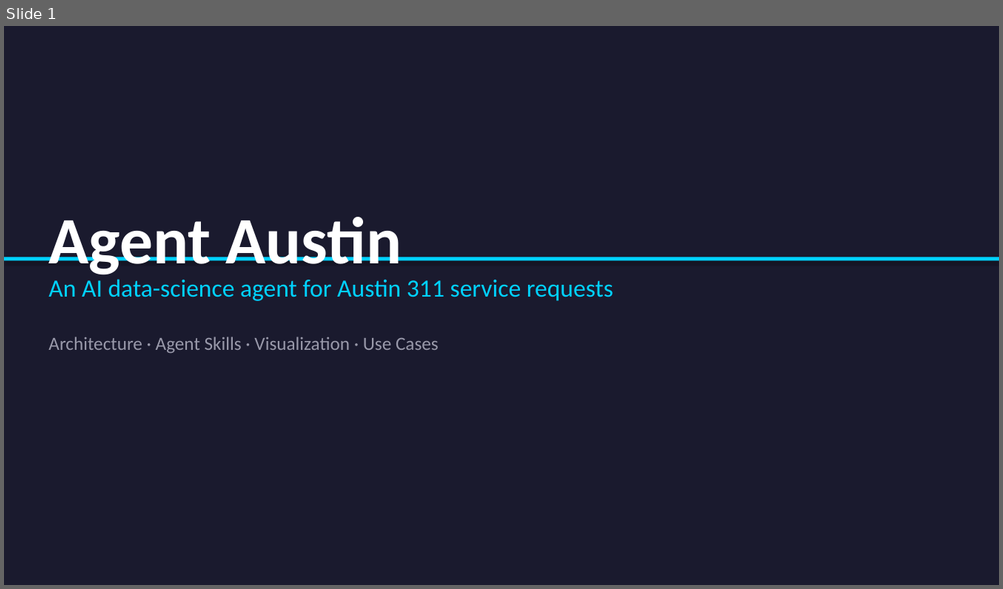
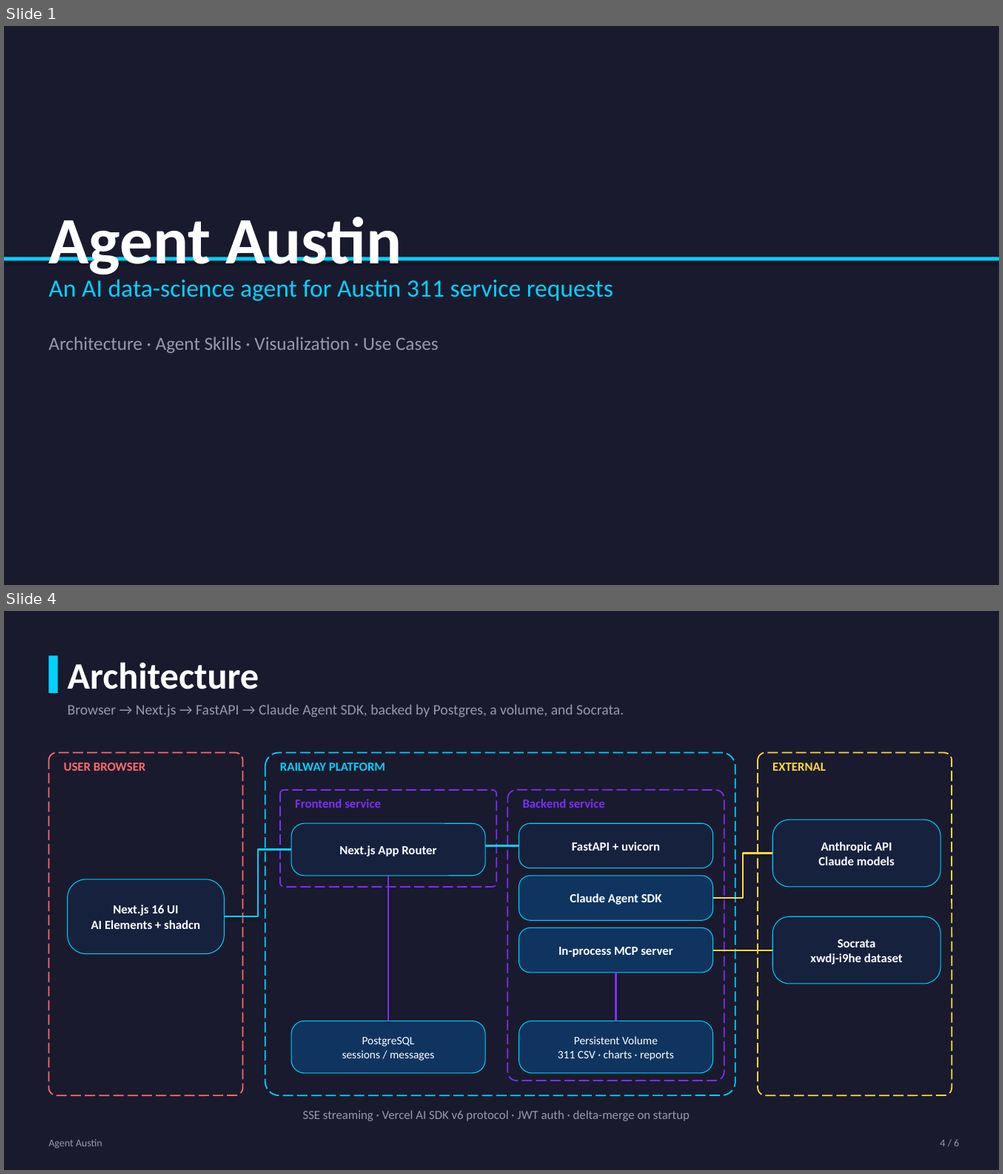
Before and after one commit to fkatelyn/agentaustin, a slide deck: docs/presentation/agent-austin.pptx. Shown one above the other, each under a label of ours: slide 1 before the commit, slides 1 and 4 after it; the slides between them are not shown. The pictures are 1003x589 and 1003x1174 pixels, drawn with LibreOffice and Linux fonts; fonts in the diff are those of the drawing. Boxes give left, top, right and bottom in pixels: in the first picture for what was removed or moved away, otherwise in the second. Text is boxed around its words. In the diff, an @@ line names an element or a change of style, - is before the commit and + after.

Commit message:
Add architecture + agent skills slides to deck

```diff
--- a/docs/presentation/agent-austin.pptx
+++ b/docs/presentation/agent-austin.pptx
@@ slide 4 added at bbox=[4, 611, 999, 1170], background #FFFFFF @@
@@ rectangle added at bbox=[4, 611, 999, 1170], fill #1A1A2E @@
@@ rectangle added at bbox=[48, 655, 58, 693], fill #00D2FF @@
@@ text added at bbox=[68, 662, 259, 689], 36 pt, text #FFFFFF, bold @@
+Architecture
@@ text added at bbox=[68, 704, 623, 718], 14 pt, text #9999AA @@
+Browser → Next.js → FastAPI → Claude Agent SDK, backed by Postgres, a volume, and Socrata.
@@ rounded rectangle added at bbox=[48, 753, 243, 1096], outline #FF6B6B 1.25 pt dashed @@
@@ text added at bbox=[64, 763, 146, 771], 12 pt, text #FF6B6B, bold @@
+USER BROWSER
@@ rounded rectangle added at bbox=[265, 753, 735, 1096], outline #00D2FF 1.25 pt dashed @@
@@ text added at bbox=[280, 763, 385, 771], 12 pt, text #00D2FF, bold @@
+RAILWAY PLATFORM
@@ rounded rectangle added at bbox=[757, 753, 951, 1096], outline #FFD93D 1.25 pt dashed @@
@@ text added at bbox=[772, 763, 825, 771], 12 pt, text #FFD93D, bold @@
+EXTERNAL
@@ rounded rectangle added at bbox=[280, 790, 496, 887], outline #7B2FF7 1.25 pt dashed @@
@@ text added at bbox=[295, 799, 381, 808], 12 pt, text #7B2FF7, bold @@
+Frontend service
@@ rounded rectangle added at bbox=[508, 790, 724, 1081], outline #7B2FF7 1.25 pt dashed @@
@@ text added at bbox=[523, 799, 605, 808], 12 pt, text #7B2FF7, bold @@
+Backend service
@@ rounded rectangle added at bbox=[291, 823, 485, 876], fill #16213E, outline #00D2FF 0.75 pt, 12 pt, text #FFFFFF, bold @@
+Next.js App Router
@@ rounded rectangle added at bbox=[519, 823, 713, 869], fill #16213E, outline #00D2FF 0.75 pt, 12 pt, text #FFFFFF, bold @@
+FastAPI + uvicorn
@@ rounded rectangle added at bbox=[772, 820, 940, 887], fill #16213E, outline #00D2FF 0.75 pt, 12 pt, text #FFFFFF, bold @@
+Anthropic API
+Claude models
@@ elbow line added from (224, 917) to (291, 850), #00D2FF 1.5 pt @@
@@ elbow line added from (485, 846) to (519, 846), #00D2FF 1.5 pt @@
@@ elbow line added from (713, 898) to (772, 854), #FFD93D 1.5 pt @@
@@ elbow line added from (388, 876) to (388, 1022), #7B2FF7 1.5 pt @@
@@ rounded rectangle added at bbox=[519, 876, 713, 920], fill #0F3460, outline #00D2FF 0.75 pt, 12 pt, text #FFFFFF, bold @@
+Claude Agent SDK
@@ rounded rectangle added at bbox=[68, 880, 224, 954], fill #16213E, outline #00D2FF 0.75 pt, 12 pt, text #FFFFFF, bold @@
+Next.js 16 UI
+AI Elements + shadcn
@@ rounded rectangle added at bbox=[772, 917, 940, 984], fill #16213E, outline #00D2FF 0.75 pt, 12 pt, text #FFFFFF, bold @@
+Socrata
+xwdj-i9he dataset
@@ rounded rectangle added at bbox=[519, 928, 713, 973], fill #0F3460, outline #00D2FF 0.75 pt, 12 pt, text #FFFFFF, bold @@
+In-process MCP server
@@ elbow line added from (713, 951) to (772, 951), #FFD93D 1.5 pt @@
@@ elbow line added from (616, 973) to (616, 1022), #7B2FF7 1.5 pt @@
@@ rounded rectangle added at bbox=[291, 1022, 485, 1073], fill #0F3460, outline #00D2FF 0.75 pt, 11 pt, text #FFFFFF @@
+PostgreSQL
+sessions / messages
@@ rounded rectangle added at bbox=[519, 1022, 713, 1073], fill #0F3460, outline #00D2FF 0.75 pt, 11 pt, text #FFFFFF @@
+Persistent Volume
+311 CSV · charts · reports
@@ text added at bbox=[303, 1111, 689, 1122], 12 pt, text #9999AA @@
+SSE streaming · Vercel AI SDK v6 protocol · JWT auth · delta-merge on startup
@@ text added at bbox=[48, 1139, 102, 1149], 10 pt, text #9999AA @@
+Agent Austin
@@ text added at bbox=[939, 1139, 959, 1147], 10 pt, text #9999AA @@
+4 / 6
```
Also in this commit, not shown: 2 slides changed, 2 other slides added, 1 other file.
